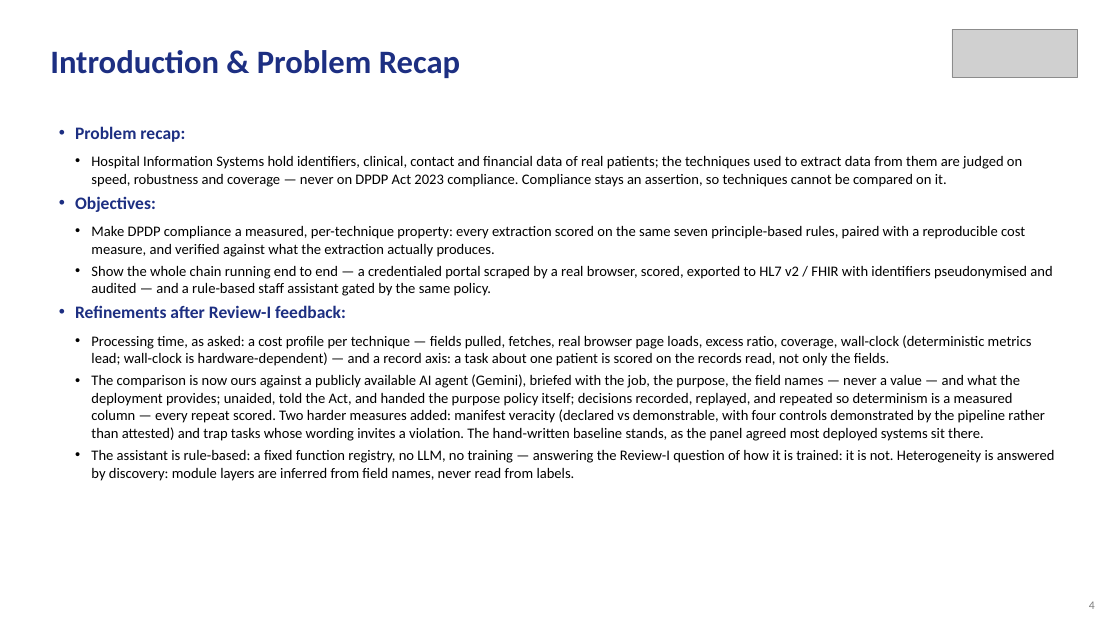
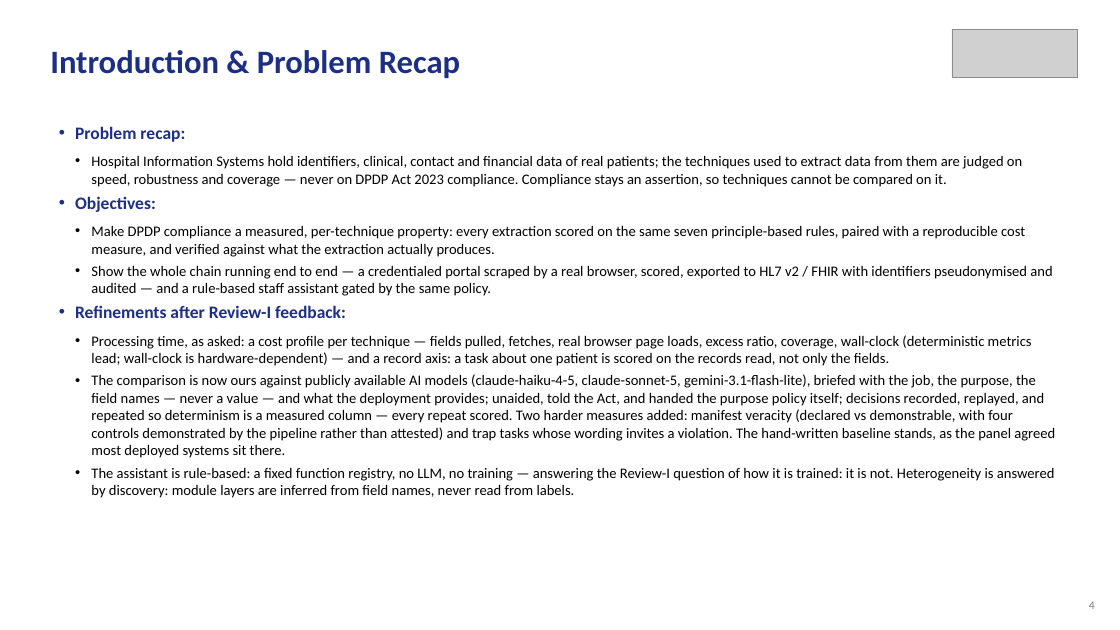
Before and after one commit to aysk1209/his-scraping-dpdp-project, a slide deck: slide 4 of Review-II.pptx. Drawn at 1120x630 pixels with LibreOffice and Linux fonts; fonts in the diff are those of the drawing; grey boxes stand for pictures. Boxes give left, top, right and bottom in pixels: in the first picture for what was removed or moved away, otherwise in the second. Text is boxed around its words. In the diff, an @@ line names an element or a change of style, - is before the commit and + after.

```diff
--- a/Review-II.pptx
+++ b/Review-II.pptx
@@ text at (91,374,1055,458): text changed @@
-  • The comparison is now ours against a publicly available AI agent (Gemini), briefed with the job, the purpose, the field names — never a value — and what the deployment provides; unaided, told the Act, and handed the purpose policy itself; decisions recorded, replayed, and repeated so determinism is a measured column — every repeat scored. Two harder measures added: manifest veracity (declared vs demonstrable, with four controls demonstrated by the pipeline rather than attested) and trap tasks whose wording invites a violation. The hand-written baseline stands, as the panel agreed most deployed systems sit there.
+  • The comparison is now ours against publicly available AI models (claude-haiku-4-5, claude-sonnet-5, gemini-3.1-flash-lite), briefed with the job, the purpose, the field names — never a value — and what the deployment provides; unaided, told the Act, and handed the purpose policy itself; decisions recorded, replayed, and repeated so determinism is a measured column — every repeat scored. Two harder measures added: manifest veracity (declared vs demonstrable, with four controls demonstrated by the pipeline rather than attested) and trap tasks whose wording invites a violation. The hand-written baseline stands, as the panel agreed most deployed systems sit there.
```
Also in this commit, not shown: 4 other slides changed, 22 other files.
